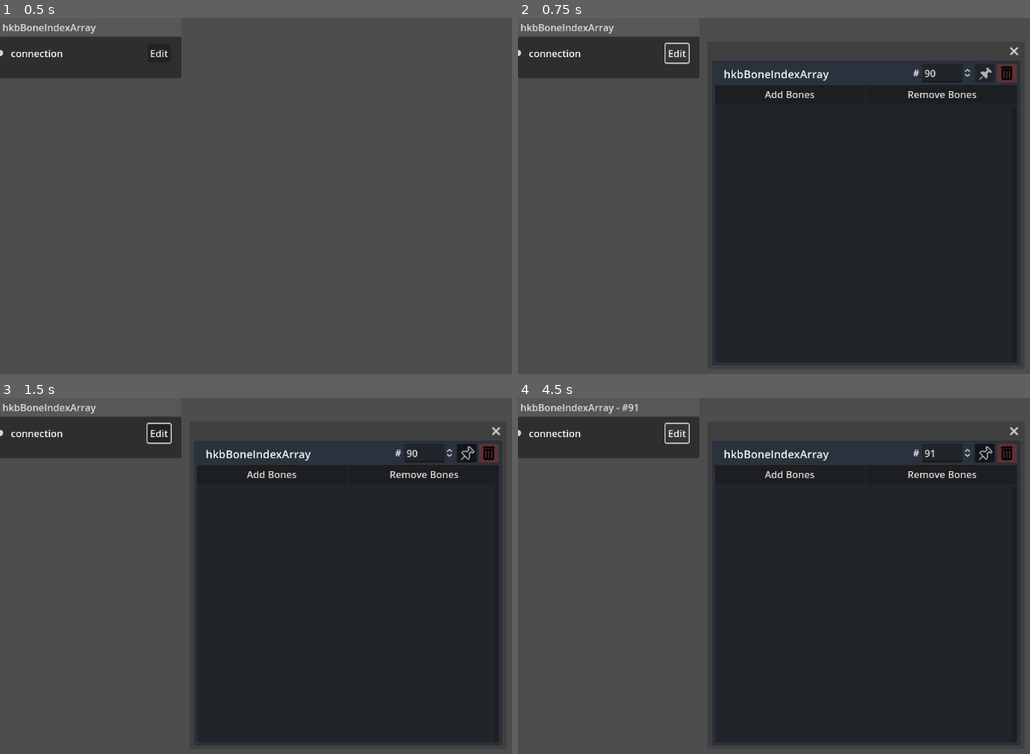
Above: before the commit, frames 1-4 (two rows, left to right).
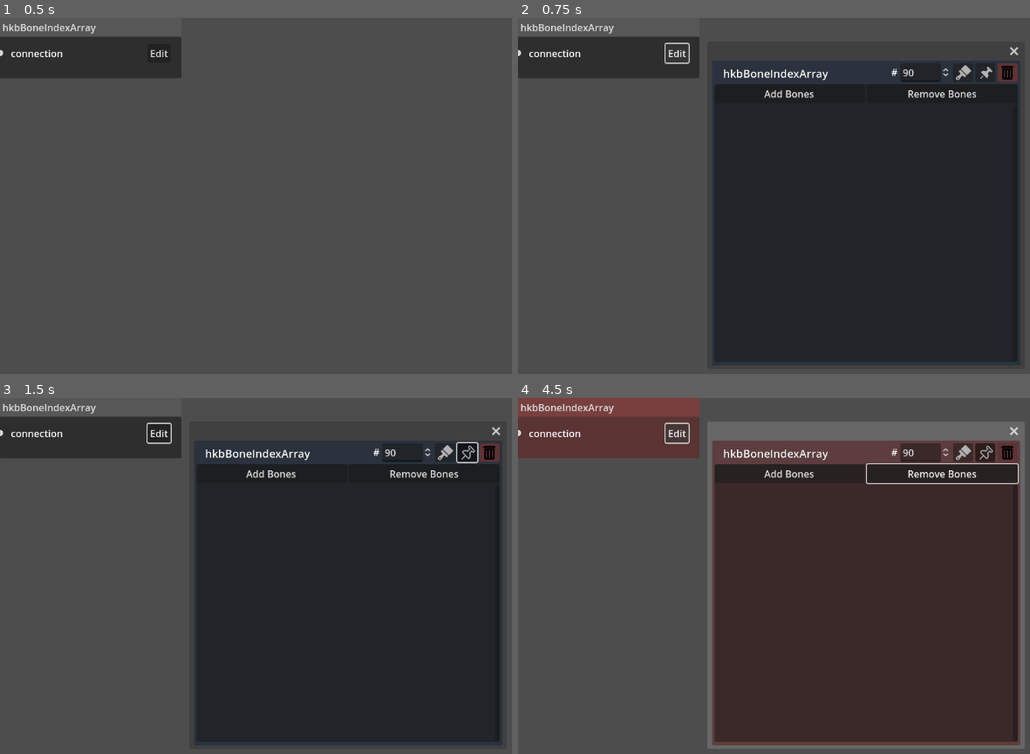
Above: after the commit, the same moments.

Repository: NeoExperiences/BehaviorNodeGraphTool
Game: Godot game, scene res://Nodes/hkbB/hkbBoneIndexArrayScene.tscn
Same seed, same stepped clock (60 frames per second), same inputs: the game is played once before the commit and once after it. This scene is started directly instead of the project's main scene.
Inputs (mouse positions are in pixels of both pictures, inside the frame that each line leads up to; where the layout moved, square brackets give the same spot in the first picture):
- Up to frame 1 (0.5 s): no input
- Up to frame 2 (0.75 s): click "Edit" at 0.5 s
- Up to frame 3 (1.5 s): click (465, 451) [465, 454] at 1.25 s
- Up to frame 4 (4.5 s): click (963, 451) at 2.02 s; click (789, 472) at 2.75 s, where only the run after the commit has a clickable "Add Bones"; click (942, 472) at 3.5 s, where only the run after the commit has a clickable "Remove Bones"; click "Edit" at 4.25 s

Frame 1 is identical in both runs. In frame 2, 1.1% of the frame differs, in the area x 38-98%, y 12-97%; in frame 3, 1.2%; in frame 4, 59%, in the area x 0-99%, y 0-99%.
Error before the commit: Invalid assignment of property or key 'visible' with value of type 'bool' on a base object of type 'null instance'. (res://Nodes/hkbB/Scripts/hkbBoneIndexArray…

Commit message:
Added color options to hkbB nodes.

Diff:
--- a/Nodes/hkbB/hkbBehaviorReferenceGeneratorScene.tscn
+++ b/Nodes/hkbB/hkbBehaviorReferenceGeneratorScene.tscn
@@ -2,21 +2,10 @@
 
 [ext_resource type="Script" path="res://Nodes/hkbB/Scripts/hkbBehaviorReferenceGeneratorScene.gd" id="1_641ib"]
 [ext_resource type="Texture2D" uid="uid://dtc4ja5slmyqt" path="res://Resources/Icons/ConfirmDeleteButton.png" id="2_mf6gq"]
-[ext_resource type="Texture2D" uid="uid://dtrsj56jbquo8" path="res://Resources/Icons/PinButton.png" id="3_ycxvn"]
-[ext_resource type="Texture2D" uid="uid://csb3wjekhlmy1" path="res://Resources/Icons/UnpinButton.png" id="4_0eybo"]
+[ext_resource type="Texture2D" uid="uid://csneaifgmkfng" path="res://Resources/Icons/PaintButtonAlpha.png" id="3_yt5kx"]
+[ext_resource type="Texture2D" uid="uid://bh1i3gursfdn1" path="res://Resources/Icons/PinButtonAlpha.png" id="4_wyd1s"]
 [ext_resource type="Texture2D" uid="uid://jrafqhji2unw" path="res://Resources/Icons/DeleteButton.png" id="5_ng5h5"]
-
-[sub_resource type="StyleBoxFlat" id="StyleBoxFlat_y45yo"]
-content_margin_left = 5.0
-content_margin_top = 5.0
-content_margin_right = 5.0
-content_margin_bottom = 5.0
-bg_color = Color(0.168627, 0.211765, 0.266667, 0.898039)
-corner_radius_top_left = 4
-corner_radius_top_right = 4
-corner_radius_bottom_right = 4
-corner_radius_bottom_left = 1
-anti_aliasing_size = 2.0
+[ext_resource type="Texture2D" uid="uid://b3jqrjqx6enly" path="res://Resources/Icons/UnpinButtonAlpha.png" id="5_sbydv"]
 
 [node name="hkbBehaviorReferenceGenerator" type="GraphNode"]
 offset_right = 300.0
@@ -84,13 +73,12 @@
 initial_position = 1
 size = Vector2i(533, 111)
 borderless = false
-theme_override_styles/panel = SubResource("StyleBoxFlat_y45yo")
 
 [node name="VBoxContainer" type="VBoxContainer" parent="DataPopupPanel"]
-offset_left = 5.0
-offset_top = 5.0
-offset_right = 528.0
-offset_bottom = 106.0
+offset_left = 4.0
+offset_top = 4.0
+offset_right = 563.0
+offset_bottom = 107.0
 
 [node name="BaseNode" type="HBoxContainer" parent="DataPopupPanel/VBoxContainer"]
 layout_mode = 2
@@ -128,11 +116,63 @@
 value = 90.0
 rounded = true
 
-[node name="PinButton" type="TextureButton" parent="DataPopupPanel/VBoxContainer/BaseNode"]
+[node name="PaintButton" type="Button" parent="DataPopupPanel/VBoxContainer/BaseNode"]
+layout_mode = 2
+text = "      "
+
+[node name="BrushIcon" type="TextureRect" parent="DataPopupPanel/VBoxContainer/BaseNode/PaintButton"]
+layout_mode = 1
+anchors_preset = 8
+anchor_left = 0.5
+anchor_top = 0.5
+anchor_right = 0.5
+anchor_bottom = 0.5
+offset_left = -16.5
+offset_top = -15.5
+offset_right = 23.5
+offset_bottom = 24.5
+grow_horizontal = 2
+grow_vertical = 2
+texture = ExtResource("3_yt5kx")
+stretch_mode = 2
+
+[node name="PinButton" type="Button" parent="DataPopupPanel/VBoxContainer/BaseNode"]
 layout_mode = 2
 toggle_mode = true
-texture_normal = ExtResource("3_ycxvn")
-texture_pressed = ExtResource("4_0eybo")
+text = "      "
+
+[node name="PinIcon" type="TextureRect" parent="DataPopupPanel/VBoxContainer/BaseNode/PinButton"]
+layout_mode = 1
+anchors_preset = 8
+anchor_left = 0.5
+anchor_top = 0.5
+anchor_right = 0.5
+anchor_bottom = 0.5
+offset_left = -16.5
+offset_top = -15.5
+offset_right = 23.5
+offset_bottom = 24.5
+grow_horizontal = 2
+grow_vertical = 2
+texture = ExtResource("4_wyd1s")
+stretch_mode = 2
+
+[node name="UnpinIcon" type="TextureRect" parent="DataPopupPanel/VBoxContainer/BaseNode/PinButton"]
+visible = false
+layout_mode = 1
+anchors_preset = 8
+anchor_left = 0.5
+anchor_top = 0.5
+anchor_right = 0.5
+anchor_bottom = 0.5
+offset_left = -16.5
+offset_top = -15.5
+offset_right = 23.5
+offset_bottom = 24.5
+grow_horizontal = 2
+grow_vertical = 2
+texture = ExtResource("5_sbydv")
+stretch_mode = 2
 
 [node name="DeleteButton" type="TextureButton" parent="DataPopupPanel/VBoxContainer/BaseNode"]
 layout_mode = 2
@@ -195,6 +235,7 @@
 [connection signal="popup_hide" from="DataPopupPanel" to="." method="_on_popup_panel_popup_hide"]
 [connection signal="pressed" from="DataPopupPanel/VBoxContainer/BaseNode/ConfirmDeleteButton" to="." method="_on_confirm_delete_button_pressed"]
 [connection signal="value_changed" from="DataPopupPanel/VBoxContainer/BaseNode/nodeIDSpinBox" to="." method="_on_node_id_spin_box_value_changed"]
+[connection signal="pressed" from="DataPopupPanel/VBoxContainer/BaseNode/PaintButton" to="." method="_on_paint_button_pressed"]
 [connection signal="toggled" from="DataPopupPanel/VBoxContainer/BaseNode/PinButton" to="." method="_on_pin_button_toggled"]
 [connection signal="pressed" from="DataPopupPanel/VBoxContainer/BaseNode/DeleteButton" to="." method="_on_delete_button_pressed"]
 [connection signal="item_selected" from="DataPopupPanel/VBoxContainer/PanelContainer/FoldingPanel/userData/userDataButton" to="." method="_on_user_data_button_item_selected"]
--- a/Nodes/hkbB/hkbBlenderGeneratorChildScene.tscn
+++ b/Nodes/hkbB/hkbBlenderGeneratorChildScene.tscn
@@ -2,21 +2,10 @@
 
 [ext_resource type="Script" path="res://Nodes/hkbB/Scripts/hkbBlenderGeneratorChildScene.gd" id="1_iw5ul"]
 [ext_resource type="Texture2D" uid="uid://dtc4ja5slmyqt" path="res://Resources/Icons/ConfirmDeleteButton.png" id="2_ej33v"]
-[ext_resource type="Texture2D" uid="uid://dtrsj56jbquo8" path="res://Resources/Icons/PinButton.png" id="3_l7vnn"]
-[ext_resource type="Texture2D" uid="uid://csb3wjekhlmy1" path="res://Resources/Icons/UnpinButton.png" id="4_jtpjc"]
+[ext_resource type="Texture2D" uid="uid://csneaifgmkfng" path="res://Resources/Icons/PaintButtonAlpha.png" id="4_83k7l"]
+[ext_resource type="Texture2D" uid="uid://bh1i3gursfdn1" path="res://Resources/Icons/PinButtonAlpha.png" id="5_67hks"]
 [ext_resource type="Texture2D" uid="uid://jrafqhji2unw" path="res://Resources/Icons/DeleteButton.png" id="5_o0hy0"]
-
-[sub_resource type="StyleBoxFlat" id="StyleBoxFlat_y45yo"]
-content_margin_left = 5.0
-content_margin_top = 5.0
-content_margin_right = 5.0
-content_margin_bottom = 5.0
-bg_color = Color(0.168627, 0.211765, 0.266667, 0.898039)
-corner_radius_top_left = 4
-corner_radius_top_right = 4
-corner_radius_bottom_right = 4
-corner_radius_bottom_left = 1
-anti_aliasing_size = 2.0
+[ext_resource type="Texture2D" uid="uid://b3jqrjqx6enly" path="res://Resources/Icons/UnpinButtonAlpha.png" id="6_4myb8"]
 
 [node name="hkbBlenderGeneratorChild" type="GraphNode"]
 offset_right = 220.0
@@ -97,13 +86,12 @@
 initial_position = 1
 size = Vector2i(496, 111)
 borderless = false
-theme_override_styles/panel = SubResource("StyleBoxFlat_y45yo")
 
 [node name="VBoxContainer" type="VBoxContainer" parent="DataPopupPanel"]
-offset_left = 5.0
-offset_top = 5.0
-offset_right = 491.0
-offset_bottom = 106.0
+offset_left = 4.0
+offset_top = 4.0
+offset_right = 492.0
+offset_bottom = 175.0
 
 [node name="BaseNode" type="HBoxContainer" parent="DataPopupPanel/VBoxContainer"]
 layout_mode = 2
@@ -141,11 +129,63 @@
 value = 90.0
 rounded = true
 
-[node name="PinButton" type="TextureButton" parent="DataPopupPanel/VBoxContainer/BaseNode"]
+[node name="PaintButton" type="Button" parent="DataPopupPanel/VBoxContainer/BaseNode"]
+layout_mode = 2
+text = "      "
+
+[node name="BrushIcon" type="TextureRect" parent="DataPopupPanel/VBoxContainer/BaseNode/PaintButton"]
+layout_mode = 1
+anchors_preset = 8
+anchor_left = 0.5
+anchor_top = 0.5
+anchor_right = 0.5
+anchor_bottom = 0.5
+offset_left = -16.5
+offset_top = -15.5
+offset_right = 23.5
+offset_bottom = 24.5
+grow_horizontal = 2
+grow_vertical = 2
+texture = ExtResource("4_83k7l")
+stretch_mode = 2
+
+[node name="PinButton" type="Button" parent="DataPopupPanel/VBoxContainer/BaseNode"]
 layout_mode = 2
 toggle_mode = true
-texture_normal = ExtResource("3_l7vnn")
-texture_pressed = ExtResource("4_jtpjc")
+text = "      "
+
+[node name="PinIcon" type="TextureRect" parent="DataPopupPanel/VBoxContainer/BaseNode/PinButton"]
+layout_mode = 1
+anchors_preset = 8
+anchor_left = 0.5
+anchor_top = 0.5
+anchor_right = 0.5
+anchor_bottom = 0.5
+offset_left = -16.5
+offset_top = -15.5
+offset_right = 23.5
+offset_bottom = 24.5
+grow_horizontal = 2
+grow_vertical = 2
+texture = ExtResource("5_67hks")
+stretch_mode = 2
+
+[node name="UnpinIcon" type="TextureRect" parent="DataPopupPanel/VBoxContainer/BaseNode/PinButton"]
+visible = false
+layout_mode = 1
+anchors_preset = 8
+anchor_left = 0.5
+anchor_top = 0.5
+anchor_right = 0.5
+anchor_bottom = 0.5
+offset_left = -16.5
+offset_top = -15.5
+offset_right = 23.5
+offset_bottom = 24.5
+grow_horizontal = 2
+grow_vertical = 2
+texture = ExtResource("6_4myb8")
+stretch_mode = 2
 
 [node name="DeleteButton" type="TextureButton" parent="DataPopupPanel/VBoxContainer/BaseNode"]
 layout_mode = 2
@@ -203,6 +243,7 @@
 [connection signal="popup_hide" from="DataPopupPanel" to="." method="_on_popup_panel_popup_hide"]
 [connection signal="pressed" from="DataPopupPanel/VBoxContainer/BaseNode/ConfirmDeleteButton" to="." method="_on_confirm_delete_button_pressed"]
 [connection signal="value_changed" from="DataPopupPanel/VBoxContainer/BaseNode/nodeIDSpinBox" to="." method="_on_node_id_spin_box_value_changed"]
+[connection signal="pressed" from="DataPopupPanel/VBoxContainer/BaseNode/PaintButton" to="." method="_on_paint_button_pressed"]
 [connection signal="toggled" from="DataPopupPanel/VBoxContainer/BaseNode/PinButton" to="." method="_on_pin_button_toggled"]
 [connection signal="pressed" from="DataPopupPanel/VBoxContainer/BaseNode/DeleteButton" to="." method="_on_delete_button_pressed"]
 [connection signal="text_changed" from="DataPopupPanel/VBoxContainer/PanelContainer/FoldingPanel/weight/weightLine" to="." method="_on_weight_line_text_changed"]
--- a/Nodes/hkbB/hkbBlenderGeneratorScene.tscn
+++ b/Nodes/hkbB/hkbBlenderGeneratorScene.tscn
@@ -2,21 +2,10 @@
 
 [ext_resource type="Script" path="res://Nodes/hkbB/Scripts/hkbBlenderGeneratorScene.gd" id="1_37uno"]
 [ext_resource type="Texture2D" uid="uid://dtc4ja5slmyqt" path="res://Resources/Icons/ConfirmDeleteButton.png" id="2_vv4by"]
-[ext_resource type="Texture2D" uid="uid://dtrsj56jbquo8" path="res://Resources/Icons/PinButton.png" id="3_mk1t8"]
-[ext_resource type="Texture2D" uid="uid://csb3wjekhlmy1" path="res://Resources/Icons/UnpinButton.png" id="4_65wtg"]
+[ext_resource type="Texture2D" uid="uid://csneaifgmkfng" path="res://Resources/Icons/PaintButtonAlpha.png" id="3_0tbdl"]
+[ext_resource type="Texture2D" uid="uid://bh1i3gursfdn1" path="res://Resources/Icons/PinButtonAlpha.png" id="4_67iwu"]
 [ext_resource type="Texture2D" uid="uid://jrafqhji2unw" path="res://Resources/Icons/DeleteButton.png" id="5_1yfeh"]
-
-[sub_resource type="StyleBoxFlat" id="StyleBoxFlat_y45yo"]
-content_margin_left = 5.0
-content_margin_top = 5.0
-content_margin_right = 5.0
-content_margin_bottom = 5.0
-bg_color = Color(0.168627, 0.211765, 0.266667, 0.898039)
-corner_radius_top_left = 4
-corner_radius_top_right = 4
-corner_radius_bottom_right = 4
-corner_radius_bottom_left = 1
-anti_aliasing_size = 2.0
+[ext_resource type="Texture2D" uid="uid://b3jqrjqx6enly" path="res://Resources/Icons/UnpinButtonAlpha.png" id="5_wdgav"]
 
 [node name="hkbBlenderGenerator" type="GraphNode"]
 offset_right = 260.0
@@ -97,13 +86,12 @@
 initial_position = 1
 size = Vector2i(496, 216)
 borderless = false
-theme_override_styles/panel = SubResource("StyleBoxFlat_y45yo")
 
 [node name="VBoxContainer" type="VBoxContainer" parent="DataPopupPanel"]
-offset_left = 5.0
-offset_top = 5.0
-offset_right = 491.0
-offset_bottom = 211.0
+offset_left = 4.0
+offset_top = 4.0
+offset_right = 492.0
+offset_bottom = 212.0
 
 [node name="BaseNode" type="HBoxContainer" parent="DataPopupPanel/VBoxContainer"]
 layout_mode = 2
@@ -141,11 +129,63 @@
 value = 90.0
 rounded = true
 
-[node name="PinButton" type="TextureButton" parent="DataPopupPanel/VBoxContainer/BaseNode"]
+[node name="PaintButton" type="Button" parent="DataPopupPanel/VBoxContainer/BaseNode"]
+layout_mode = 2
+text = "      "
+
+[node name="BrushIcon" type="TextureRect" parent="DataPopupPanel/VBoxContainer/BaseNode/PaintButton"]
+layout_mode = 1
+anchors_preset = 8
+anchor_left = 0.5
+anchor_top = 0.5
+anchor_right = 0.5
+anchor_bottom = 0.5
+offset_left = -16.5
+offset_top = -15.5
+offset_right = 23.5
+offset_bottom = 24.5
+grow_horizontal = 2
+grow_vertical = 2
+texture = ExtResource("3_0tbdl")
+stretch_mode = 2
+
+[node name="PinButton" type="Button" parent="DataPopupPanel/VBoxContainer/BaseNode"]
 layout_mode = 2
 toggle_mode = true
-texture_normal = ExtResource("3_mk1t8")
-texture_pressed = ExtResource("4_65wtg")
+text = "      "
+
+[node name="PinIcon" type="TextureRect" parent="DataPopupPanel/VBoxContainer/BaseNode/PinButton"]
+layout_mode = 1
+anchors_preset = 8
+anchor_left = 0.5
+anchor_top = 0.5
+anchor_right = 0.5
+anchor_bottom = 0.5
+offset_left = -16.5
+offset_top = -15.5
+offset_right = 23.5
+offset_bottom = 24.5
+grow_horizontal = 2
+grow_vertical = 2
+texture = ExtResource("4_67iwu")
+stretch_mode = 2
+
+[node name="UnpinIcon" type="TextureRect" parent="DataPopupPanel/VBoxContainer/BaseNode/PinButton"]
+visible = false
+layout_mode = 1
+anchors_preset = 8
+anchor_left = 0.5
+anchor_top = 0.5
+anchor_right = 0.5
+anchor_bottom = 0.5
+offset_left = -16.5
+offset_top = -15.5
+offset_right = 23.5
+offset_bottom = 24.5
+grow_horizontal = 2
+grow_vertical = 2
+texture = ExtResource("5_wdgav")
+stretch_mode = 2
 
 [node name="DeleteButton" type="TextureButton" parent="DataPopupPanel/VBoxContainer/BaseNode"]
 layout_mode = 2
@@ -265,6 +305,7 @@
 [connection signal="popup_hide" from="DataPopupPanel" to="." method="_on_popup_panel_popup_hide"]
 [connection signal="pressed" from="DataPopupPanel/VBoxContainer/BaseNode/ConfirmDeleteButton" to="." method="_on_confirm_delete_button_pressed"]
 [connection signal="value_changed" from="DataPopupPanel/VBoxContainer/BaseNode/nodeIDSpinBox" to="." method="_on_node_id_spin_box_value_changed"]
+[connection signal="pressed" from="DataPopupPanel/VBoxContainer/BaseNode/PaintButton" to="." method="_on_paint_button_pressed"]
 [connection signal="toggled" from="DataPopupPanel/VBoxContainer/BaseNode/PinButton" to="." method="_on_pin_button_toggled"]
 [connection signal="pressed" from="DataPopupPanel/VBoxContainer/BaseNode/DeleteButton" to="." method="_on_delete_button_pressed"]
 [connection signal="item_selected" from="DataPopupPanel/VBoxContainer/PanelContainer/FoldingPanel/userData/userDataButton" to="." method="_on_user_data_button_item_selected"]
--- a/Nodes/hkbB/hkbBoneIndexArrayScene.tscn
+++ b/Nodes/hkbB/hkbBoneIndexArrayScene.tscn
@@ -2,21 +2,10 @@
 
 [ext_resource type="Script" path="res://Nodes/hkbB/Scripts/hkbBoneIndexArrayScene.gd" id="1_8n2gx"]
 [ext_resource type="Texture2D" uid="uid://dtc4ja5slmyqt" path="res://Resources/Icons/ConfirmDeleteButton.png" id="2_iavk5"]
-[ext_resource type="Texture2D" uid="uid://dtrsj56jbquo8" path="res://Resources/Icons/PinButton.png" id="3_vnfdh"]
-[ext_resource type="Texture2D" uid="uid://csb3wjekhlmy1" path="res://Resources/Icons/UnpinButton.png" id="4_sx4i0"]
+[ext_resource type="Texture2D" uid="uid://csneaifgmkfng" path="res://Resources/Icons/PaintButtonAlpha.png" id="3_wffkc"]
+[ext_resource type="Texture2D" uid="uid://bh1i3gursfdn1" path="res://Resources/Icons/PinButtonAlpha.png" id="4_yy4qs"]
+[ext_resource type="Texture2D" uid="uid://b3jqrjqx6enly" path="res://Resources/Icons/UnpinButtonAlpha.png" id="5_22ir0"]
 [ext_resource type="Texture2D" uid="uid://jrafqhji2unw" path="res://Resources/Icons/DeleteButton.png" id="5_g2awb"]
-
-[sub_resource type="StyleBoxFlat" id="StyleBoxFlat_y45yo"]
-content_margin_left = 5.0
-content_margin_top = 5.0
-content_margin_right = 5.0
-content_margin_bottom = 5.0
-bg_color = Color(0.168627, 0.211765, 0.266667, 0.898039)
-corner_radius_top_left = 4
-corner_radius_top_right = 4
-corner_radius_bottom_right = 4
-corner_radius_bottom_left = 1
-anti_aliasing_size = 2.0
 
 [node name="hkbBoneIndexArray" type="GraphNode"]
 offset_right = 300.0
@@ -55,13 +44,12 @@
 initial_position = 1
 size = Vector2i(509, 505)
 borderless = false
-theme_override_styles/panel = SubResource("StyleBoxFlat_y45yo")
 
 [node name="VBoxContainer" type="VBoxContainer" parent="DataPopupPanel"]
-offset_left = 5.0
-offset_top = 5.0
-offset_right = 504.0
-offset_bottom = 500.0
+offset_left = 4.0
+offset_top = 4.0
+offset_right = 505.0
+offset_bottom = 501.0
 
 [node name="BaseNode" type="HBoxContainer" parent="DataPopupPanel/VBoxContainer"]
 layout_mode = 2
@@ -99,11 +87,63 @@
 value = 90.0
 rounded = true
 
-[node name="PinButton" type="TextureButton" parent="DataPopupPanel/VBoxContainer/BaseNode"]
+[node name="PaintButton" type="Button" parent="DataPopupPanel/VBoxContainer/BaseNode"]
+layout_mode = 2
+text = "      "
+
+[node name="BrushIcon" type="TextureRect" parent="DataPopupPanel/VBoxContainer/BaseNode/PaintButton"]
+layout_mode = 1
+anchors_preset = 8
+anchor_left = 0.5
+anchor_top = 0.5
+anchor_right = 0.5
+anchor_bottom = 0.5
+offset_left = -16.5
+offset_top = -15.5
+offset_right = 23.5
+offset_bottom = 24.5
+grow_horizontal = 2
+grow_vertical = 2
+texture = ExtResource("3_wffkc")
+stretch_mode = 2
+
+[node name="PinButton" type="Button" parent="DataPopupPanel/VBoxContainer/BaseNode"]
 layout_mode = 2
 toggle_mode = true
-texture_normal = ExtResource("3_vnfdh")
-texture_pressed = ExtResource("4_sx4i0")
+text = "      "
+
+[node name="PinIcon" type="TextureRect" parent="DataPopupPanel/VBoxContainer/BaseNode/PinButton"]
+layout_mode = 1
+anchors_preset = 8
+anchor_left = 0.5
+anchor_top = 0.5
+anchor_right = 0.5
+anchor_bottom = 0.5
+offset_left = -16.5
+offset_top = -15.5
+offset_right = 23.5
+offset_bottom = 24.5
+grow_horizontal = 2
+grow_vertical = 2
+texture = ExtResource("4_yy4qs")
+stretch_mode = 2
+
+[node name="UnpinIcon" type="TextureRect" parent="DataPopupPanel/VBoxContainer/BaseNode/PinButton"]
+visible = false
+layout_mode = 1
+anchors_preset = 8
+anchor_left = 0.5
+anchor_top = 0.5
+anchor_right = 0.5
+anchor_bottom = 0.5
+offset_left = -16.5
+offset_top = -15.5
+offset_right = 23.5
+offset_bottom = 24.5
+grow_horizontal = 2
+grow_vertical = 2
+texture = ExtResource("5_22ir0")
+stretch_mode = 2
 
 [node name="DeleteButton" type="TextureButton" parent="DataPopupPanel/VBoxContainer/BaseNode"]
 layout_mode = 2
@@ -147,6 +187,7 @@
 [connection signal="popup_hide" from="DataPopupPanel" to="." method="_on_popup_panel_popup_hide"]
 [connection signal="pressed" from="DataPopupPanel/VBoxContainer/BaseNode/ConfirmDeleteButton" to="." method="_on_confirm_delete_button_pressed"]
 [connection signal="value_changed" from="DataPopupPanel/VBoxContainer/BaseNode/nodeIDSpinBox" to="." method="_on_node_id_spin_box_value_changed"]
+[connection signal="pressed" from="DataPopupPanel/VBoxContainer/BaseNode/PaintButton" to="." method="_on_paint_button_pressed"]
 [connection signal="toggled" from="DataPopupPanel/VBoxContainer/BaseNode/PinButton" to="." method="_on_pin_button_toggled"]
 [connection signal="pressed" from="DataPopupPanel/VBoxContainer/BaseNode/DeleteButton" to="." method="_on_delete_button_pressed"]
 [connection signal="pressed" from="DataPopupPanel/VBoxContainer/PanelContainer/FoldingPanel/ButtonContainer/AddBones" to="." method="_on_add_bones_pressed"]
--- a/Nodes/hkbB/hkbBoneWeightArrayScene.tscn
+++ b/Nodes/hkbB/hkbBoneWeightArrayScene.tscn
@@ -2,21 +2,10 @@
 
 [ext_resource type="Script" path="res://Nodes/hkbB/Scripts/hkbBoneWeightArrayScene.gd" id="1_7yewf"]
 [ext_resource type="Texture2D" uid="uid://dtc4ja5slmyqt" path="res://Resources/Icons/ConfirmDeleteButton.png" id="2_tg523"]
-[ext_resource type="Texture2D" uid="uid://dtrsj56jbquo8" path="res://Resources/Icons/PinButton.png" id="3_hsnvq"]
-[ext_resource type="Texture2D" uid="uid://csb3wjekhlmy1" path="res://Resources/Icons/UnpinButton.png" id="4_cj5e8"]
+[ext_resource type="Texture2D" uid="uid://csneaifgmkfng" path="res://Resources/Icons/PaintButtonAlpha.png" id="3_o4x85"]
+[ext_resource type="Texture2D" uid="uid://bh1i3gursfdn1" path="res://Resources/Icons/PinButtonAlpha.png" id="4_4m2mp"]
+[ext_resource type="Texture2D" uid="uid://b3jqrjqx6enly" path="res://Resources/Icons/UnpinButtonAlpha.png" id="5_78ka4"]
 [ext_resource type="Texture2D" uid="uid://jrafqhji2unw" path="res://Resources/Icons/DeleteButton.png" id="5_smul2"]
-
-[sub_resource type="StyleBoxFlat" id="StyleBoxFlat_y45yo"]
-content_margin_left = 5.0
-content_margin_top = 5.0
-content_margin_right = 5.0
-content_margin_bottom = 5.0
-bg_color = Color(0.168627, 0.211765, 0.266667, 0.898039)
-corner_radius_top_left = 4
-corner_radius_top_right = 4
-corner_radius_bottom_right = 4
-corner_radius_bottom_left = 1
-anti_aliasing_size = 2.0
 
 [node name="hkbBoneWeightArray" type="GraphNode"]
 offset_right = 300.0
@@ -55,13 +44,12 @@
 initial_position = 1
 size = Vector2i(509, 580)
 borderless = false
-theme_override_styles/panel = SubResource("StyleBoxFlat_y45yo")
 
 [node name="VBoxContainer" type="VBoxContainer" parent="DataPopupPanel"]
-offset_left = 5.0
-offset_top = 5.0
-offset_right = 504.0
-offset_bottom = 575.0
+offset_left = 4.0
+offset_top = 4.0
+offset_right = 505.0
+offset_bottom = 576.0
 
 [node name="BaseNode" type="HBoxContainer" parent="DataPopupPanel/VBoxContainer"]
 layout_mode = 2
@@ -99,11 +87,63 @@
 value = 90.0
 rounded = true
 
-[node name="PinButton" type="TextureButton" parent="DataPopupPanel/VBoxContainer/BaseNode"]
+[node name="PaintButton" type="Button" parent="DataPopupPanel/VBoxContainer/BaseNode"]
+layout_mode = 2
+text = "      "
+
+[node name="BrushIcon" type="TextureRect" parent="DataPopupPanel/VBoxContainer/BaseNode/PaintButton"]
+layout_mode = 1
+anchors_preset = 8
+anchor_left = 0.5
+anchor_top = 0.5
+anchor_right = 0.5
+anchor_bottom = 0.5
+offset_left = -16.5
+offset_top = -15.5
+offset_right = 23.5
+offset_bottom = 24.5
+grow_horizontal = 2
+grow_vertical = 2
+texture = ExtResource("3_o4x85")
+stretch_mode = 2
+
+[node name="PinButton" type="Button" parent="DataPopupPanel/VBoxContainer/BaseNode"]
 layout_mode = 2
 toggle_mode = true
-texture_normal = ExtResource("3_hsnvq")
-texture_pressed = ExtResource("4_cj5e8")
+text = "      "
+
+[node name="PinIcon" type="TextureRect" parent="DataPopupPanel/VBoxContainer/BaseNode/PinButton"]
+layout_mode = 1
+anchors_preset = 8
+anchor_left = 0.5
+anchor_top = 0.5
+anchor_right = 0.5
+anchor_bottom = 0.5
+offset_left = -16.5
+offset_top = -15.5
+offset_right = 23.5
+offset_bottom = 24.5
+grow_horizontal = 2
+grow_vertical = 2
+texture = ExtResource("4_4m2mp")
+stretch_mode = 2
+
+[node name="UnpinIcon" type="TextureRect" parent="DataPopupPanel/VBoxContainer/BaseNode/PinButton"]
+visible = false
+layout_mode = 1
+anchors_preset = 8
+anchor_left = 0.5
+anchor_top = 0.5
+anchor_right = 0.5
+anchor_bottom = 0.5
+offset_left = -16.5
+offset_top = -15.5
+offset_right = 23.5
+offset_bottom = 24.5
+grow_horizontal = 2
+grow_vertical = 2
+texture = ExtResource("5_78ka4")
+stretch_mode = 2
 
 [node name="DeleteButton" type="TextureButton" parent="DataPopupPanel/VBoxContainer/BaseNode"]
 layout_mode = 2
@@ -147,6 +187,7 @@
 [connection signal="popup_hide" from="DataPopupPanel" to="." method="_on_popup_panel_popup_hide"]
 [connection signal="pressed" from="DataPopupPanel/VBoxContainer/BaseNode/ConfirmDeleteButton" to="." method="_on_confirm_delete_button_pressed"]
 [connection signal="value_changed" from="DataPopupPanel/VBoxContainer/BaseNode/nodeIDSpinBox" to="." method="_on_node_id_spin_box_value_changed"]
+[connection signal="pressed" from="DataPopupPanel/VBoxContainer/BaseNode/PaintButton" to="." method="_on_paint_button_pressed"]
 [connection signal="toggled" from="DataPopupPanel/VBoxContainer/BaseNode/PinButton" to="." method="_on_pin_button_toggled"]
 [connection signal="pressed" from="DataPopupPanel/VBoxContainer/BaseNode/DeleteButton" to="." method="_on_delete_button_pressed"]
 [connection signal="pressed" from="DataPopupPanel/VBoxContainer/PanelContainer/FoldingPanel/ButtonContainer/AddBones" to="." method="_on_add_bones_pressed"]
